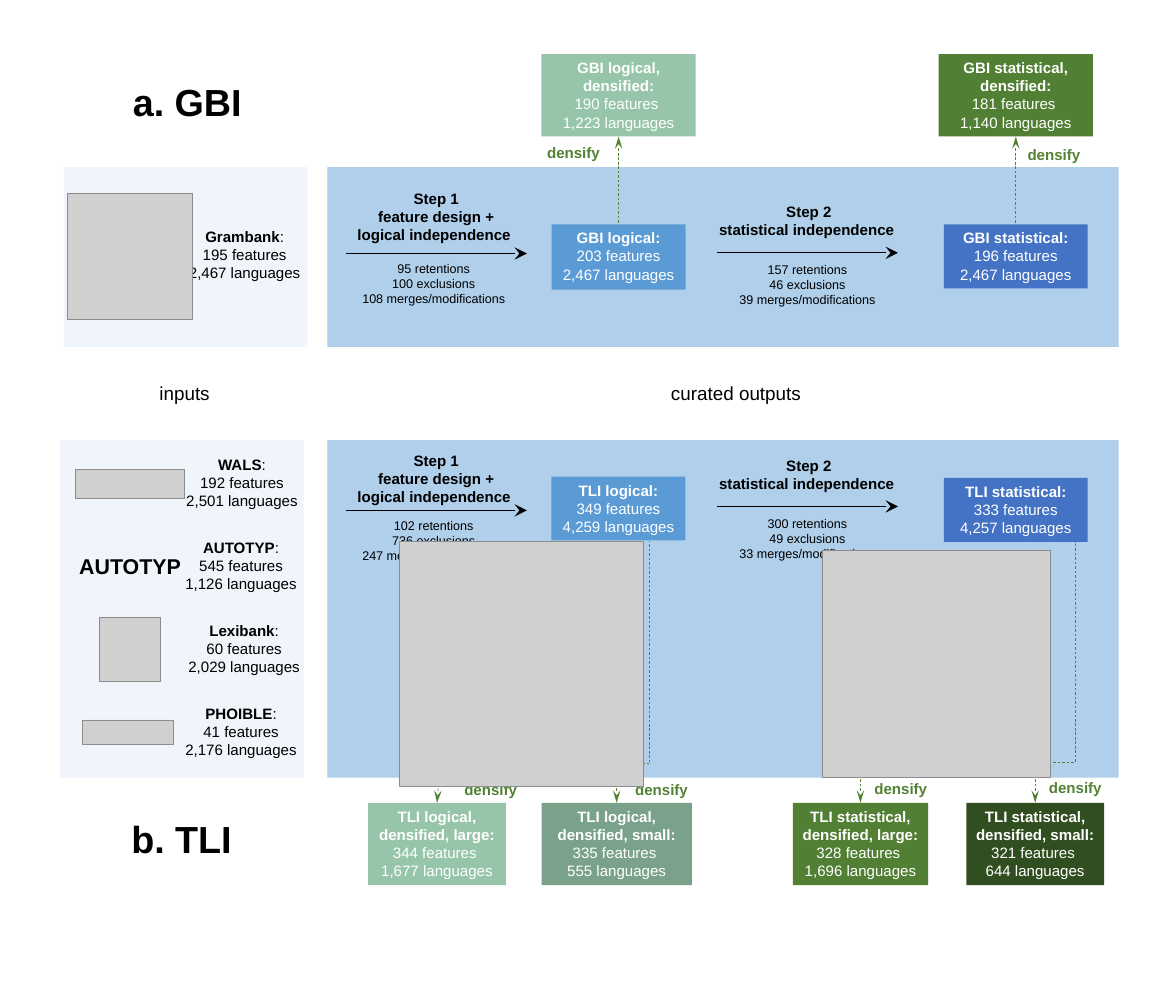
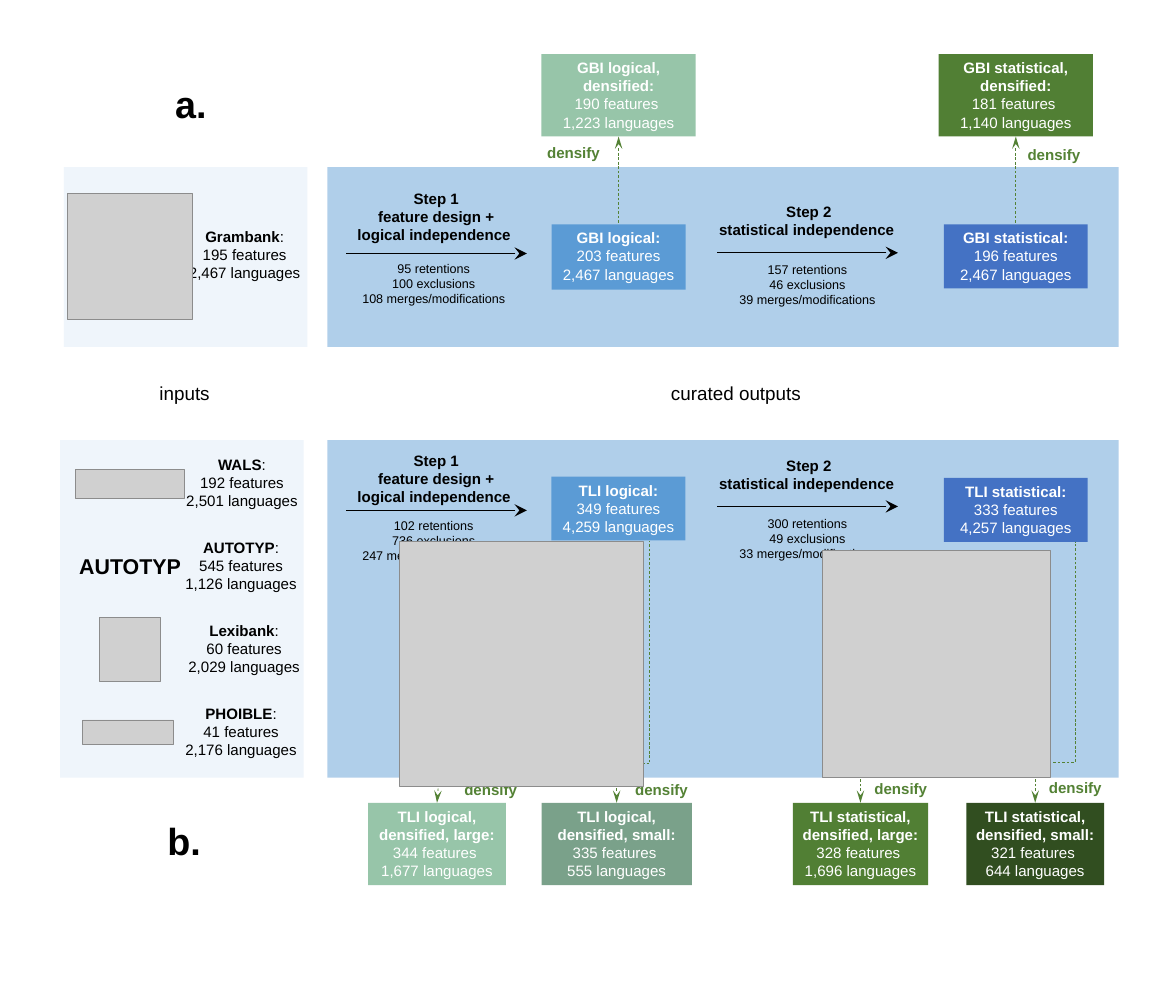
Before and after one commit to annagraff/crossling-curated, a slide deck: slide 1 of plots/Fig1 paper overview.pptx. Drawn at 1176x998 pixels with LibreOffice and Linux fonts; fonts in the diff are those of the drawing; grey boxes stand for pictures. Boxes give left, top, right and bottom in pixels: in the first picture for what was removed or moved away, otherwise in the second. Text is boxed around its words. In the diff, an @@ line names an element or a change of style, - is before the commit and + after.

```diff
--- a/plots/Fig1 paper overview.pptx
+++ b/plots/Fig1 paper overview.pptx
@@ text at bbox=[175, 97, 206, 119]: text changed @@
-a. GBI
+a.
@@ text at bbox=[167, 827, 200, 856]: text changed @@
-b. TLI
+b.
```
Also in this commit, not shown: 14 other files.
